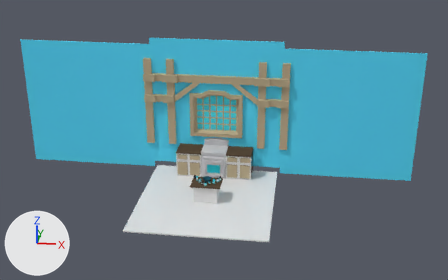
Two versions of the Blender file Jars+Kitchen+Animation.blend, one commit apart.
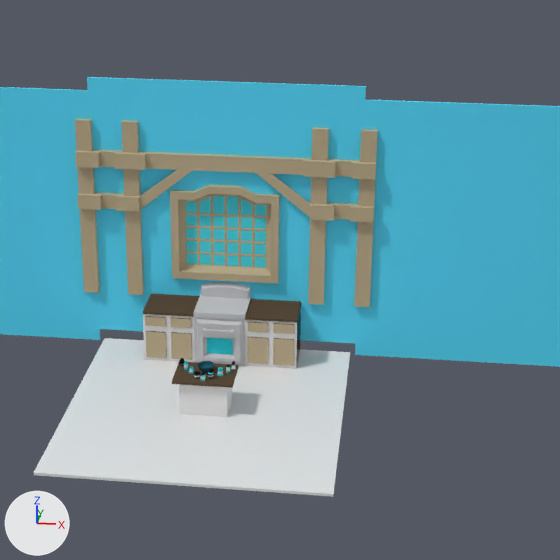
Each version appears first whole from a 50 mm lens placed at (132.0, -810.0, 424.0), pointed at (26.0, 3.0, 68.0), and next in a close-up on the part from 24% to 85% of the width and 0% to 98% of the height. Arrows for +X, +Y and +Z are at lower left; the lights stay in place.
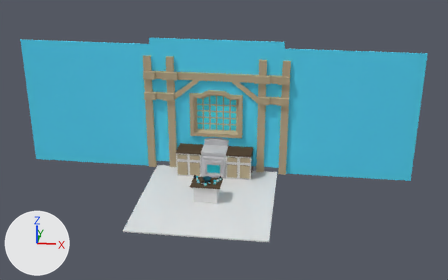
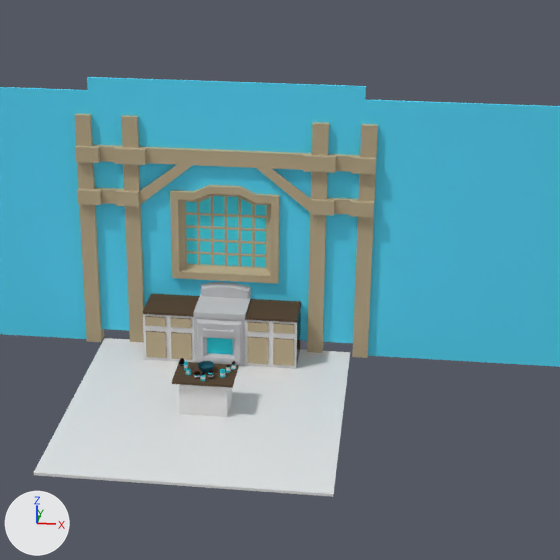
Changed parts and their boxes (x1, y1, x2, y2) in the close-ups (560 x 560 px):
'Cube.014', reshaped (30% taller): before (75, 119, 378, 307); after (75, 114, 378, 358)

The edits, one by one:
me_cube_009 is used by ob_cube_014; location (0.0, 0.0, -2.0); scale (6.0, 6.0, 60.0).
me_cube_009 had 178 vertices, 171 faces and spanned x -19.0..0.0, y 16.0..18.7, z 0.3..2.6.
me_cube_009 now has 210 vertices, 203 faces and spans x -19.0..0.0, y 16.0..18.7, z -0.5..2.7.
Part 1, on me_cube_009:
2 faces are deleted.
92 vertices in x -19.0..0.0, y 16.0..18.7, z 1.8..2.6 move by (0.0, 0.0, 0.1).
86 vertices move within x -19.0..-11.0, y 16.0..18.7, z 0.3..1.7.
32 vertices are added at x -19.0..-11.0, y 16.7..18.7, z -0.5..0.1.
34 new faces join them.
